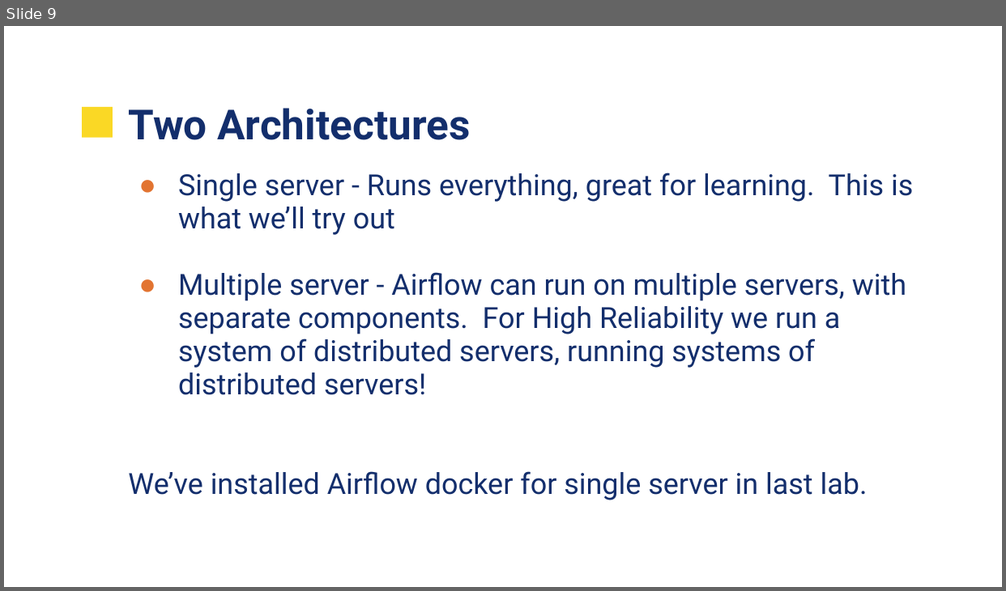
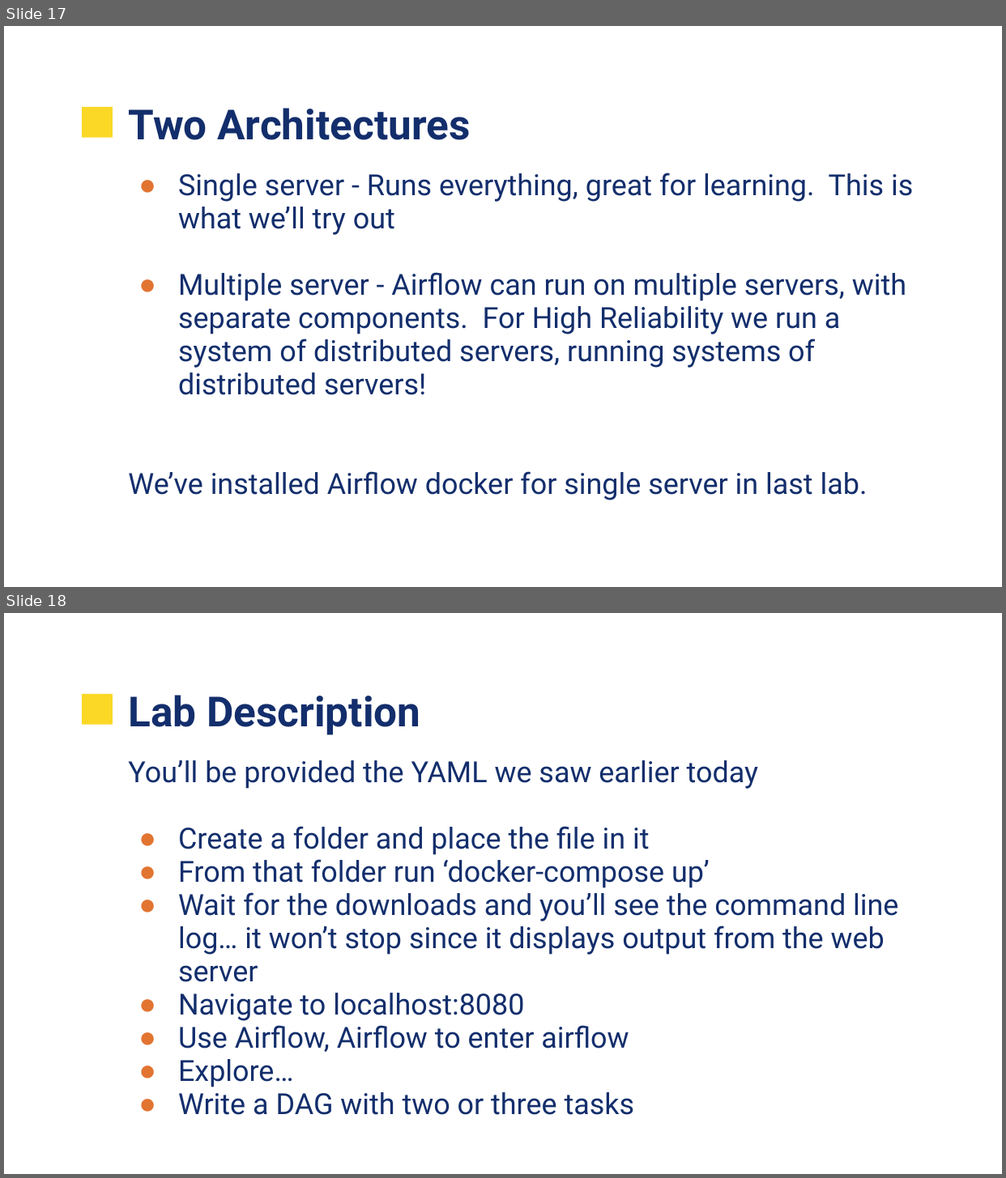
Before and after one commit to UVADS/data_engineering, a slide deck: 09_lte1_airflow/UVA-Airflow.pptx. Shown one above the other, each under a label of ours: slide 9 before the commit, slides 17 and 18 after it. The pictures are 1006x591 and 1006x1178 pixels, drawn with LibreOffice and Linux fonts; fonts in the diff are those of the drawing; background and template pictures are left out. Boxes give left, top, right and bottom in pixels: in the first picture for what was removed or moved away, otherwise in the second. Text is boxed around its words. In the diff, an @@ line names an element or a change of style, - is before the commit and + after.

Commit message:
updated Airflow slides

```diff
--- a/09_lte1_airflow/UVA-Airflow.pptx
+++ b/09_lte1_airflow/UVA-Airflow.pptx
@@ slide 18 added at (4, 613, 1002, 1174), background picture (left out); not listed: 1 template element that a slide beside it also shows @@
@@ title added at (128, 695, 420, 735), 30 pt, text #132E6C, bold @@
+Lab Description
@@ text added at (128, 760, 898, 1115), 21 pt, text #132E6C @@
+You’ll be provided the YAML we saw earlier today
+● Create a folder and place the file in it
+● From that folder run ‘docker-compose up’
+● Wait for the downloads and you’ll see the command line log… it won’t stop since it displays output from the web server
+● Navigate to localhost:8080
+● Use Airflow, Airflow to enter airflow
+● Explore…
+● Write a DAG with two or three tasks
@@ what was slide 9 is now slide 17 @@
```
Also in this commit, not shown: 3 slides changed, 10 other slides added, 1 slide removed.
